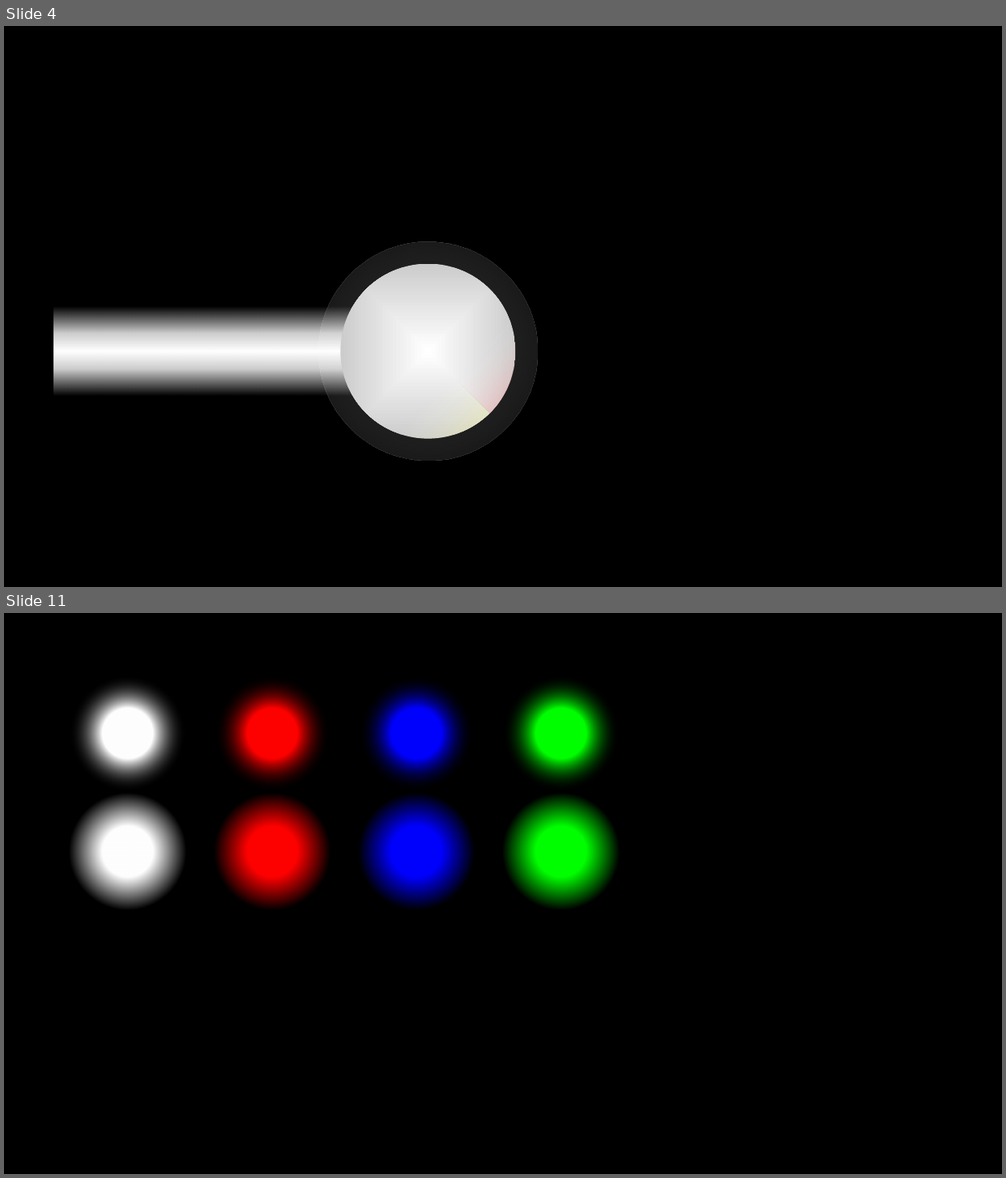
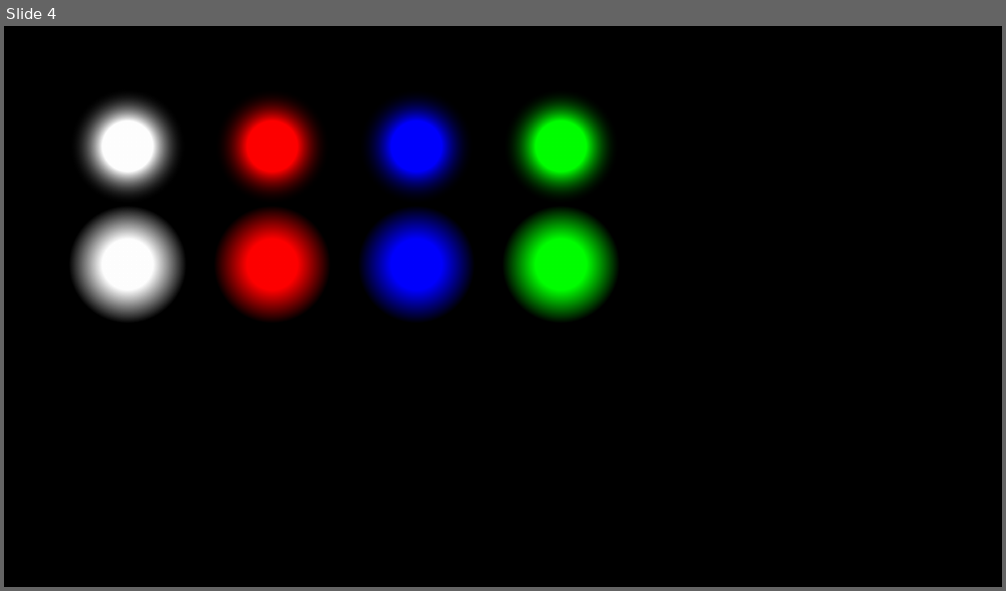
Before and after one commit to SNUGDC/LightsOn, a slide deck: Art Dummy.pptx. Shown one above the other, each under a label of ours: slides 4 and 11 before the commit, slide 4 after it; the slides between them are not shown. The pictures are 1006x1178 and 1006x591 pixels, drawn with LibreOffice and Linux fonts; fonts in the diff are those of the drawing. Boxes give left, top, right and bottom in pixels: in the first picture for what was removed or moved away, otherwise in the second. Text is boxed around its words. In the diff, an @@ line names an element or a change of style, - is before the commit and + after.

```diff
--- a/Art Dummy.pptx
+++ b/Art Dummy.pptx
@@ slide 4 removed at (4,26,1002,587), background #000000 @@
@@ pie slice (boxed as its full ellipse) removed at (304,228,552,476) @@
@@ pie slice (boxed as its full ellipse) removed at (304,228,552,476) @@
@@ pie slice (boxed as its full ellipse) removed at (304,228,552,476) @@
@@ ellipse removed at (318,242,537,461) @@
@@ ellipse removed at (340,264,515,439) @@
@@ rectangle removed at (54,308,368,396) @@
@@ what was slide 11 is now slide 4 @@
```
Also in this commit, not shown: 2 slides changed, 2 slides added, 8 other slides removed, 33 other files.
